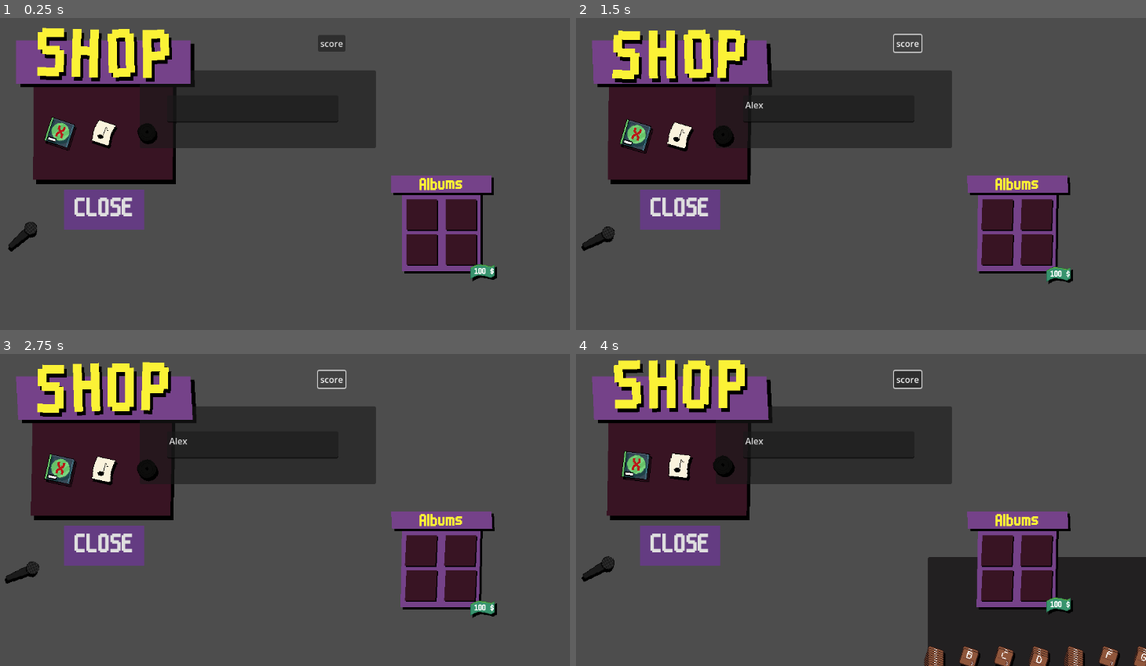
Above: before the commit, frames 1-4 (two rows, left to right).
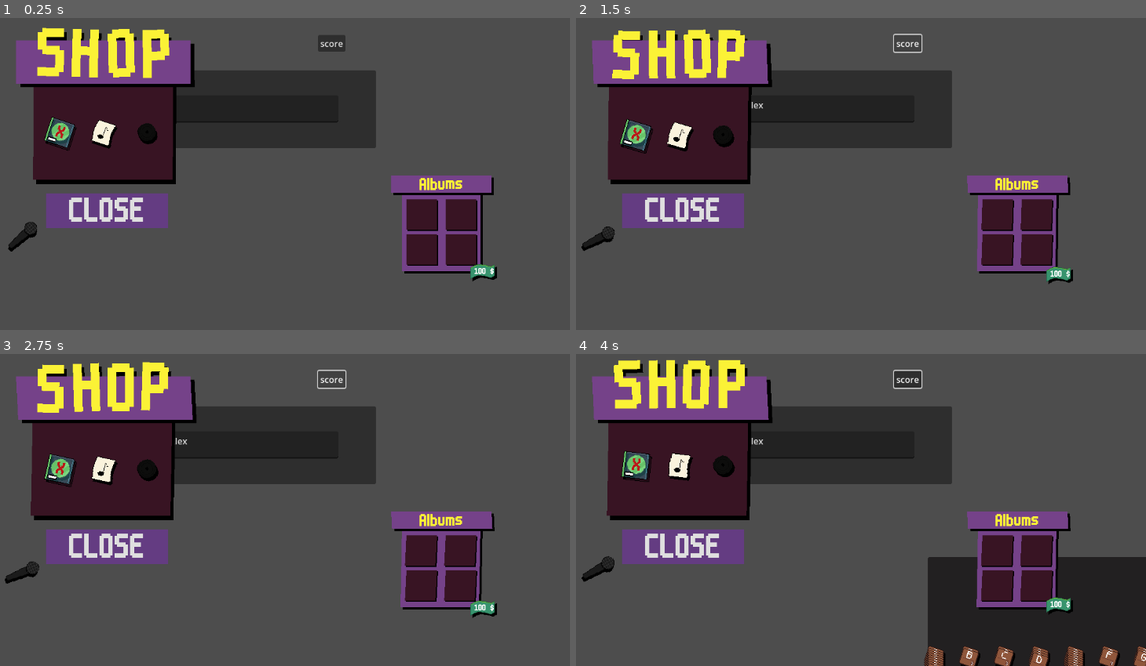
Above: after the commit, the same moments.

Repository: LiranDat/Spitandspell
Game: Godot game, scene res://scoring_test.tscn
Two runs of this game, one before a commit and one after it. Both use one fixed random seed, a clock stepped at 60 frames per second and the inputs below. This scene is started directly instead of the project's main scene.
Inputs (mouse positions are in pixels of both pictures, inside the frame that each line leads up to):
- Up to frame 1 (0.25 s): no input
- Up to frame 2 (1.5 s): click (826, 108) at 0.52 s; type "Alex" at 0.6 s; click "score" at 1.25 s
- Up to frame 3 (2.75 s): click "score" at 2 s
- Up to frame 4 (4 s): click "score" at 2.75 s; move the mouse to (598, 569) at 3.52 s; click (598, 569) at 3.67 s

The runs differ from the first frame. In frame 1, 2.4% of the frame differs, in the area x 7-31%, y 7-68%; in frame 2, 2.4%, in the area x 6-31%, y 7-68%; in frame 3, 2.4%; in frame 4, 2.3%.

Commit message:
Shop to front and button fix

Diff:
--- a/shop.tscn
+++ b/shop.tscn
@@ -7,10 +7,12 @@
 size = Vector2(160, 48)
 
 [sub_resource type="StyleBoxFlat" id="StyleBoxFlat_e7rdd"]
+content_margin_top = 8.0
 bg_color = Color(0.390896, 0.235825, 0.509861, 1)
 
 [node name="Shop" type="Node2D"]
-position = Vector2(177, 175)
+z_index = 10
+z_as_relative = false
 script = ExtResource("1_e7rdd")
 
 [node name="Visuals" type="Node2D" parent="."]
@@ -177,12 +179,12 @@
 shape = SubResource("RectangleShape2D_e7rdd")
 
 [node name="close_button" type="Button" parent="."]
-offset_left = -72.0
-offset_top = 146.0
-offset_right = 75.0
-offset_bottom = 220.0
+offset_left = -105.0
+offset_top = 153.0
+offset_right = 119.0
+offset_bottom = 209.0
 theme_override_fonts/font = ExtResource("1_viryw")
-theme_override_font_sizes/font_size = 50
+theme_override_font_sizes/font_size = 64
 theme_override_styles/normal = SubResource("StyleBoxFlat_e7rdd")
 text = "CLOSE"
 
